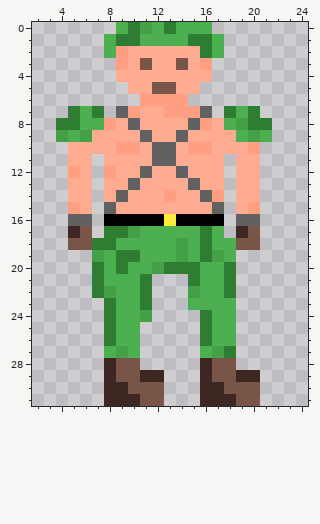
A pixel-art sprite gets an edit: private/Eromu/Assets/Pictures/IdleRight.png. Above is the file before it was changed.
The file is 32x32 pixels. Colours within 5 levels of each other are drawn and written as one. Shown: x 2..24, y 0..31.
After the commit:
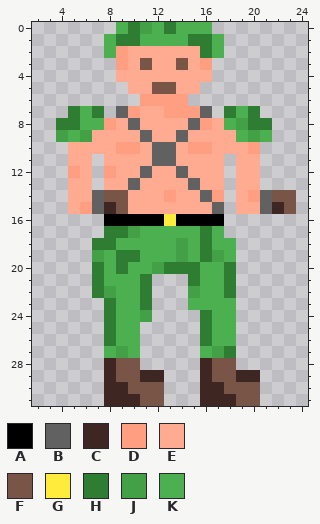
Palette (. is transparent): A #000000  B #616161  C #3e2723  D #ff9e80  E #ffab91  F #795548  G #ffeb3b  H #2e7d32  J #43a047  K #4caf50
The commit says: Fő karakter Idle Right kép cseréje
Change:
y 14: x 7..9 .EB -> BFF; x 20..23 E... -> DBFF
y 15: x 5..9 DE.BE -> EDBCF; x 20..23 D... -> EBCF
y 16: x 5..6 BB -> ..; x 19..20 BB -> ..
y 17: x 5..6 CF -> ..; x 19..20 CF -> ..
y 18: x 5..6 FF -> ..; x 19..20 FF -> ..
